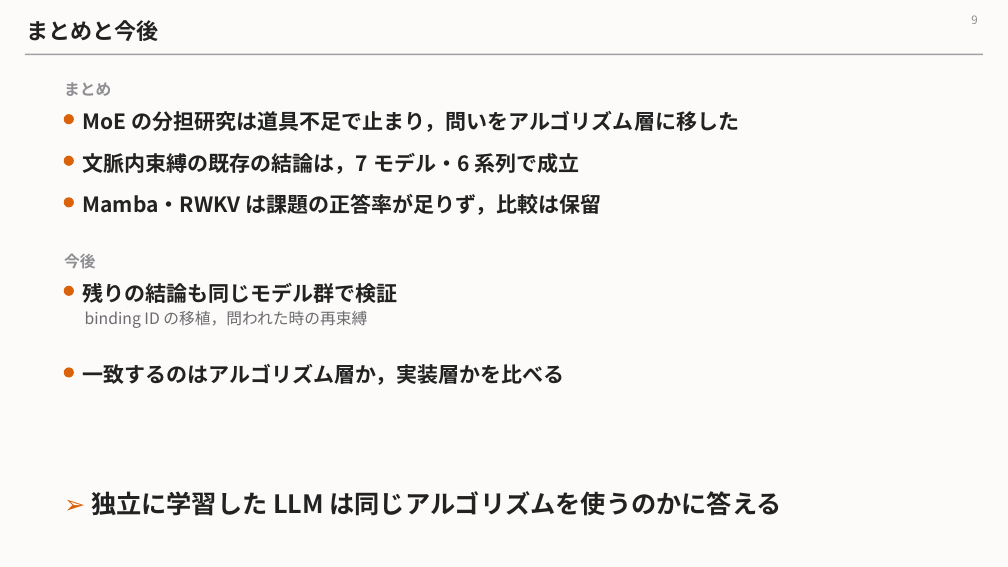
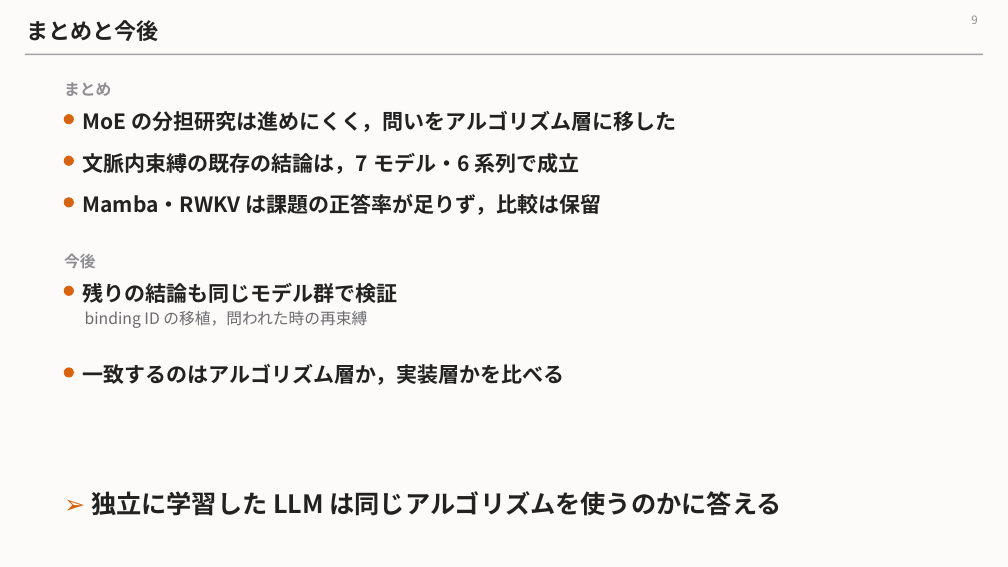
Before and after one commit to Nhckdvrl/ssn-group-papaer, a slide deck: slide 9 of workbench/mechanism-population-dynamics/zemi_2026-11.pptx. Drawn at 1008x567 pixels with LibreOffice and Linux fonts; fonts in the diff are those of the drawing. Boxes give left, top, right and bottom in pixels: in the first picture for what was removed or moved away, otherwise in the second. Text is boxed around its words. In the diff, an @@ line names an element or a change of style, - is before the commit and + after.

```diff
--- a/workbench/mechanism-population-dynamics/zemi_2026-11.pptx
+++ b/workbench/mechanism-population-dynamics/zemi_2026-11.pptx
@@ text at (82, 111, 676, 132): text changed @@
-MoE の分担研究は道具不足で止まり，問いをアルゴリズム層に移した
+MoE の分担研究は進めにくく，問いをアルゴリズム層に移した
```
Also in this commit, not shown: 2 other slides changed.
